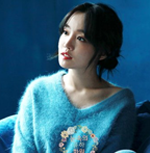
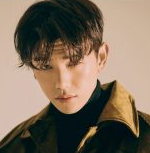
Layers edited between the first and the second (150, 153) image:
added layer "레이어 20" above "레이어 3" over [0, 0, 150, 153]
hid "레이어 1" over [0, 0, 150, 153]
